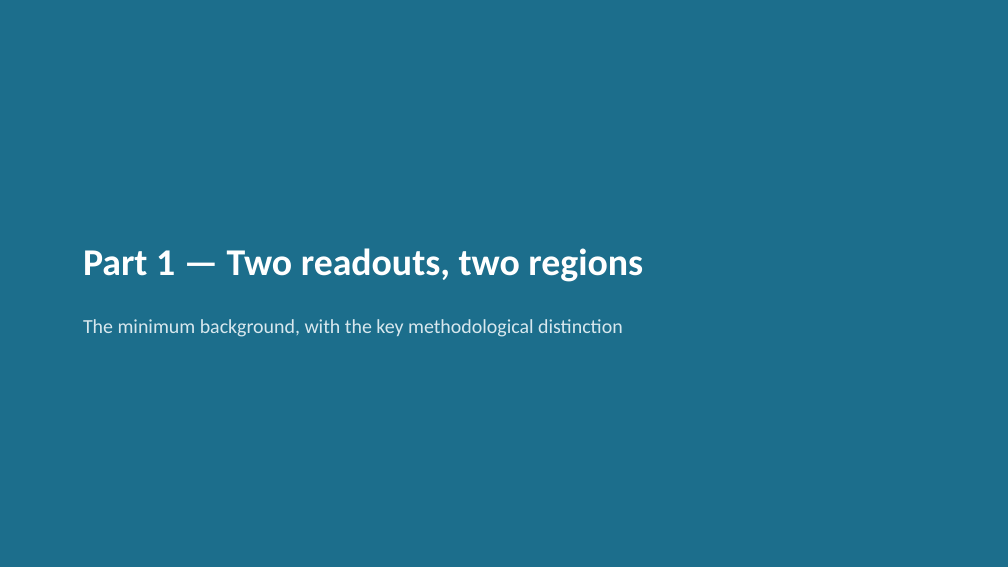
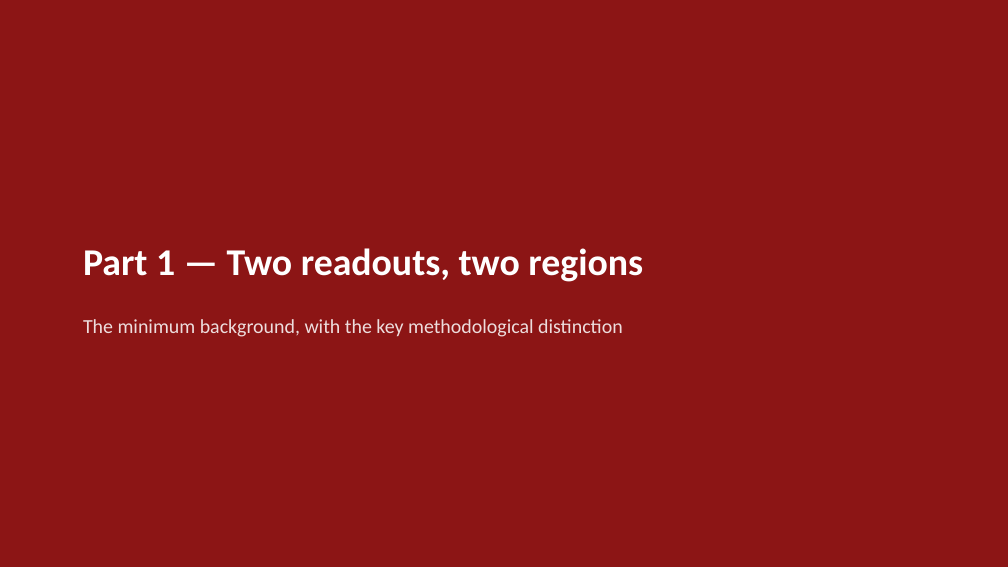
Before and after one commit to wehabit/hpaticmousebuzsakilab, a slide deck: slide 5 of presentation/haptic_brain_talk.pptx. Drawn at 1008x567 pixels with LibreOffice and Linux fonts; fonts in the diff are those of the drawing. Boxes give left, top, right and bottom in pixels: in the first picture for what was removed or moved away, otherwise in the second. Text is boxed around its words. In the diff, an @@ line names an element or a change of style, - is before the commit and + after.

```diff
--- a/presentation/haptic_brain_talk.pptx
+++ b/presentation/haptic_brain_talk.pptx
@@ rectangle at [0,0,1008,567]: fill #1C6E8C to #8C1515 @@
@@ text "The minimum background, with the ..." at [83,319,623,337]: text colour #D8E8EE to #EDDDDD @@
```
Also in this commit, not shown: 25 other slides changed, 9 other files.
